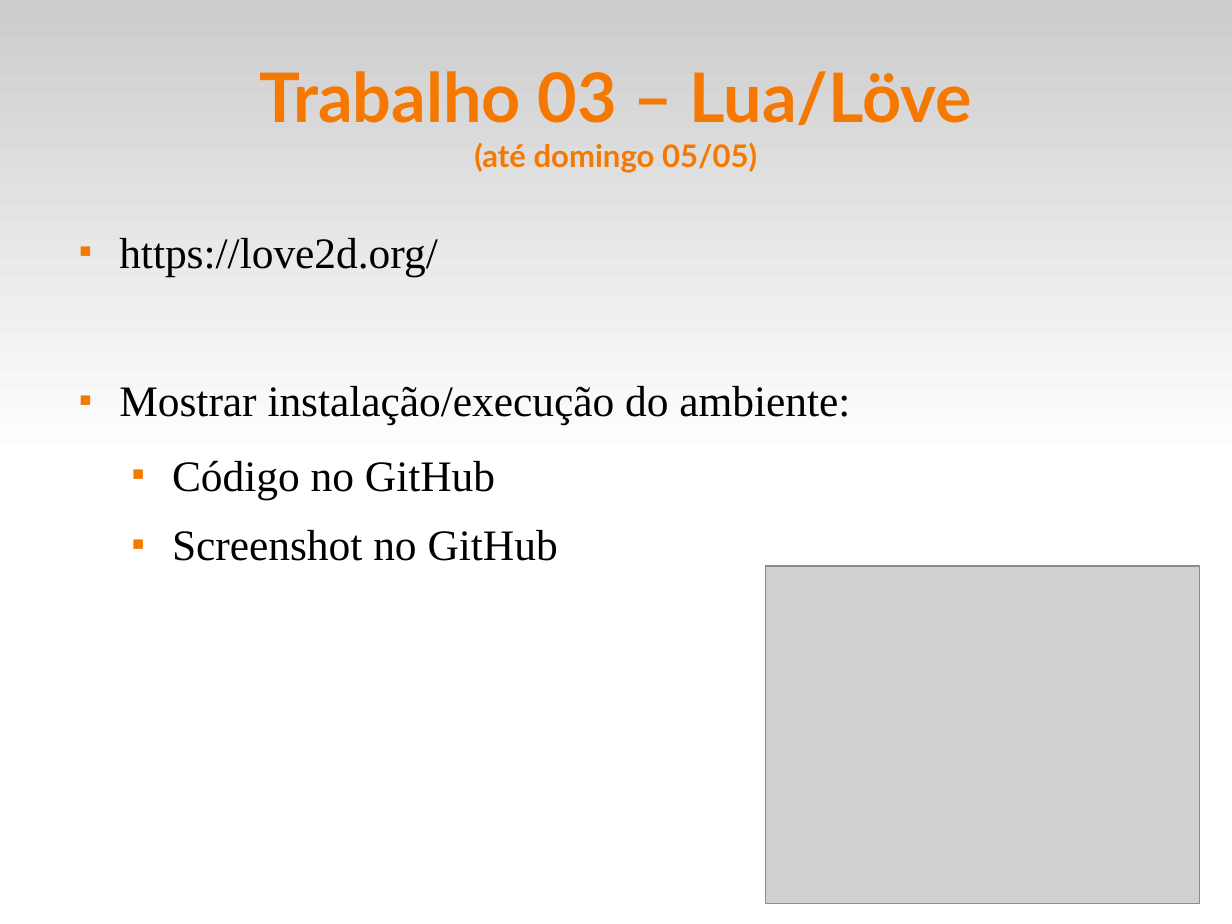
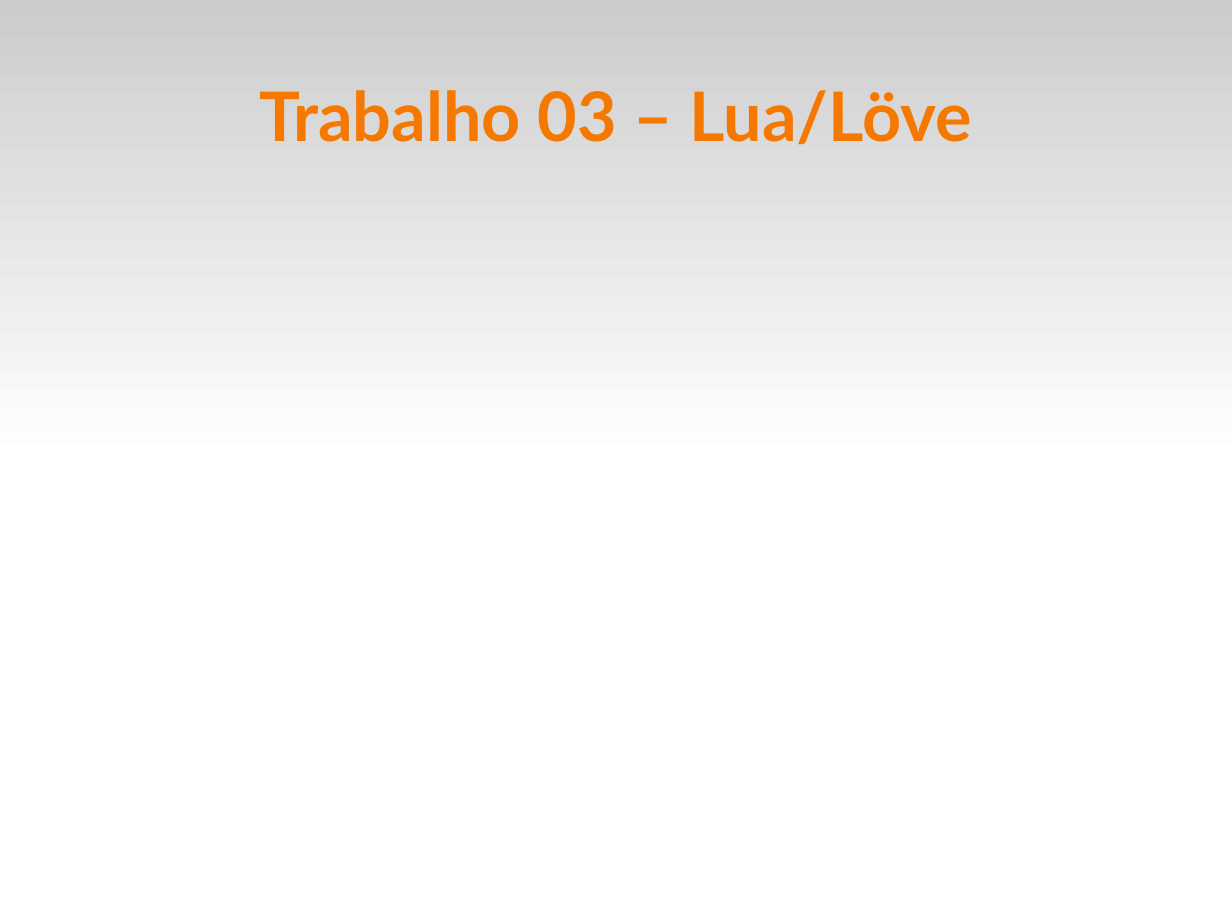
Before and after one commit to fsantanna-uerj/EDL, a slide deck: slide 2 of slides/edl-love.odp. Drawn at 1232x924 pixels with LibreOffice and Linux fonts; fonts in the diff are those of the drawing; grey boxes stand for pictures. Boxes give left, top, right and bottom in pixels: in the first picture for what was removed or moved away, otherwise in the second. Text is boxed around its words. In the diff, an @@ line names an element or a change of style, - is before the commit and + after.

Commit message:
(>) slides

```diff
--- a/slides/edl-love.odp
+++ b/slides/edl-love.odp
@@ title at box(259, 90, 972, 145): text changed @@
-Trabalho 03 – Lua/Löve
-(até domingo 05/05)
+Trabalho 03 – Lua/Löve
@@ text removed at box(119, 238, 850, 561) @@
-■ https://love2d.org/
-■ Mostrar instalação/execução do ambiente:
-  ■ Código no GitHub
-  ■ Screenshot no GitHub
@@ picture removed at box(766, 566, 1201, 903) @@
```
Also in this commit, not shown: 1 other slide changed, 1 slide added, 1 slide removed, 5 other files.
